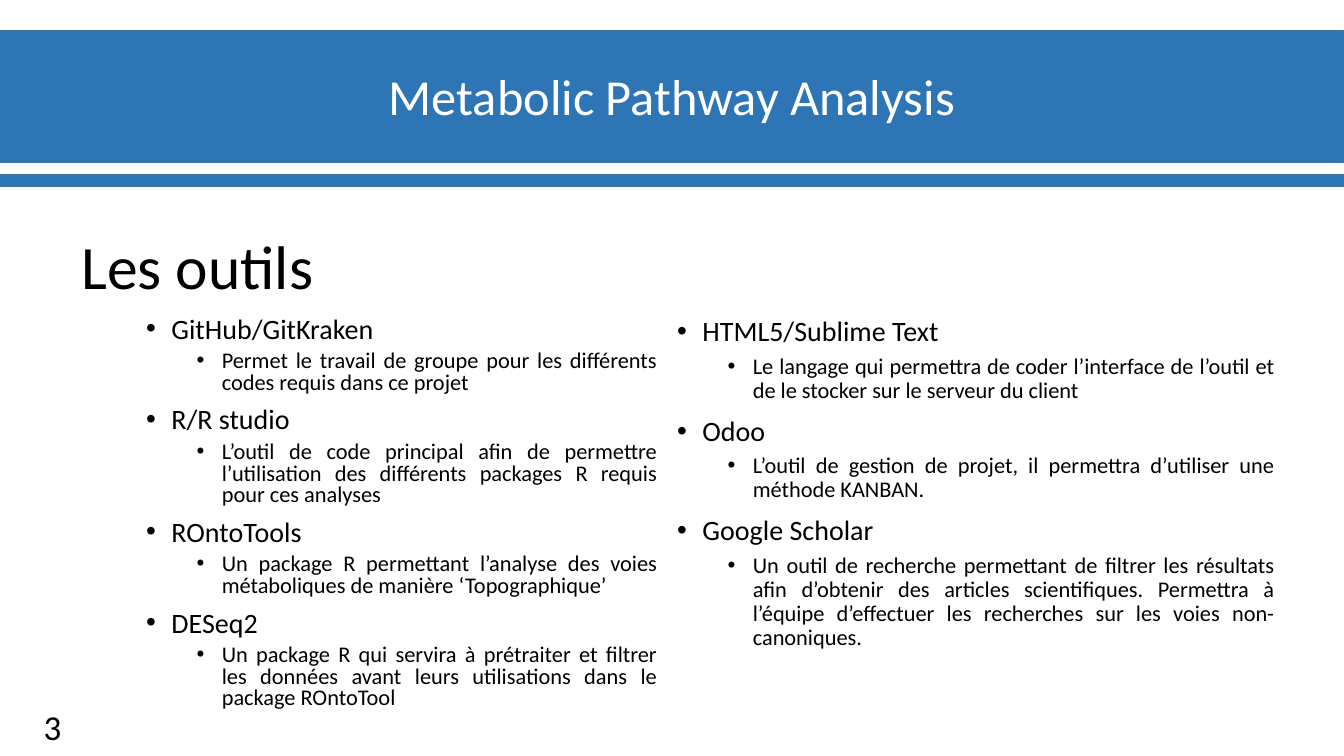
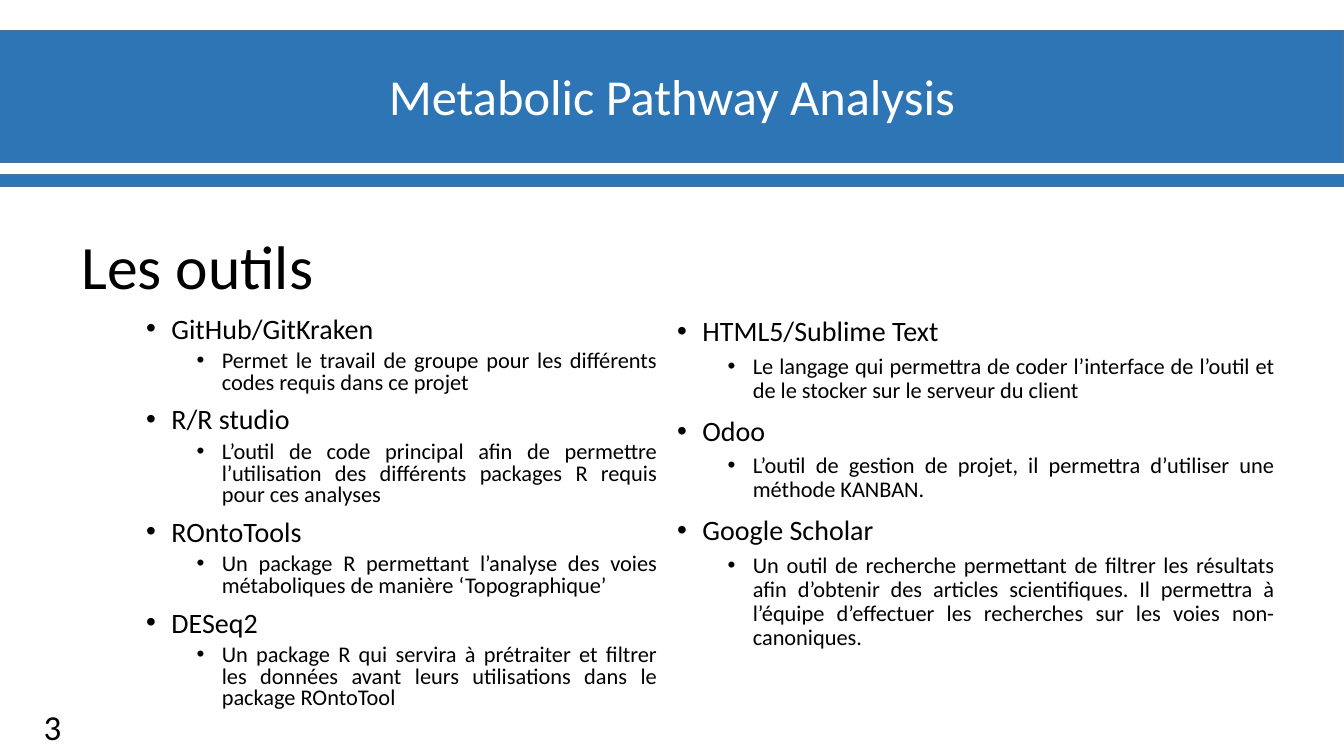
Before and after one commit to materrien/Projet-INSERM, a slide deck: slide 4 of Diapos_Suivit_projet.pptx. Drawn at 1344x756 pixels with LibreOffice and Linux fonts; fonts in the diff are those of the drawing; background and template pictures are left out. Boxes give left, top, right and bottom in pixels: in the first picture for what was removed or moved away, otherwise in the second. Text is boxed around its words. In the diff, an @@ line names an element or a change of style, - is before the commit and + after.

Commit message:
Correction 2 pdf

```diff
--- a/Diapos_Suivit_projet.pptx
+++ b/Diapos_Suivit_projet.pptx
@@ text at (753,557,1274,649): text changed @@
-  • Un outil de recherche permettant de filtrer les résultats afin d’obtenir des articles scientifiques. Permettra à l’équipe d’effectuer les recherches sur les voies non-canoniques.
+  • Un outil de recherche permettant de filtrer les résultats afin d’obtenir des articles scientifiques. Il permettra à l’équipe d’effectuer les recherches sur les voies non-canoniques.
```
